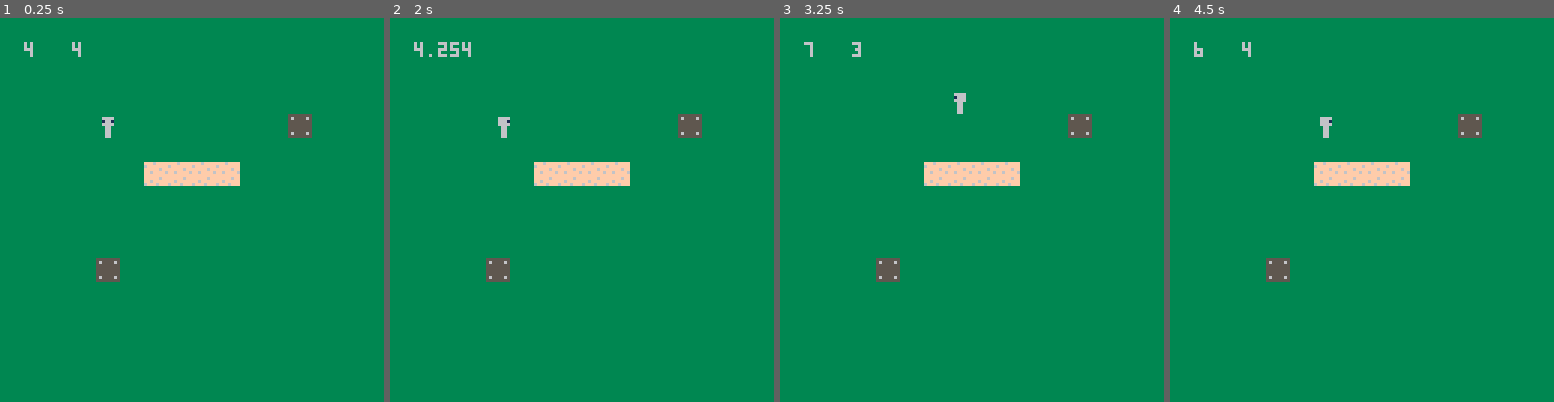
Above: before the commit, frames 1-4 (left to right).
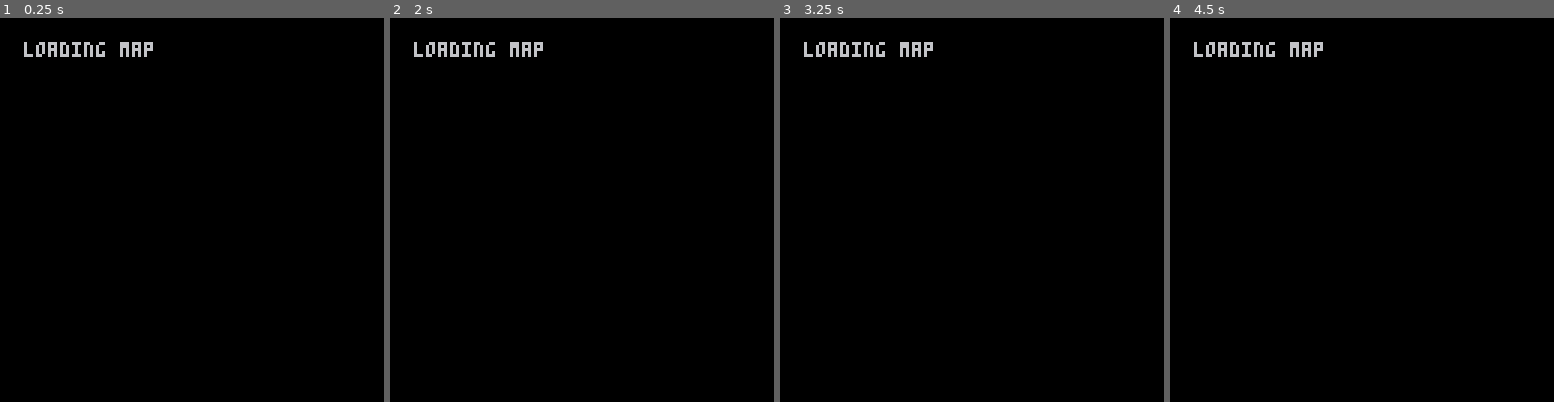
Above: after the commit, the same moments.

Repository: hypothete/world-of-pico
Game: PICO-8 cartridge chunks.p8
The game is run twice, just before and just after one commit, with the same random seed, the same clock (stepped at 60 frames per second) and the same inputs.
Inputs:
- Up to frame 1 (0.25 s): no input
- Up to frame 2 (2 s): tap X (X key) at 0.33, 1.07, 1.85 s; tap O (Z key) at 0.7, 1.7 s; hold Right from 1.6 s (still down)
- Up to frame 3 (3.25 s): release Right at 2.1 s; tap O (Z key) at 2.1, 2.5, 2.9 s; hold Up 2.15-2.42 s; hold Right 2.47-3.03 s; tap X (X key) at 2.97 s; hold Left from 3.08 s (still down)
- Up to frame 4 (4.5 s): tap O (Z key) at 3.3, 3.7, 4.1 s; release Left at 3.58 s; hold Down 3.63-3.97 s; hold Right from 4.02 s (still down); tap X (X key) at 4.08 s

The runs differ from the first frame. In frame 1, 100% of the frame differs, in the area x 0-100%, y 0-100%; in frame 2, 100%; in frame 3, 100%; in frame 4, 100%.

Commit message:
piped data over the GPIO!

Diff:
--- a/chunks.p8
+++ b/chunks.p8
@@ -6,7 +6,18 @@
 actions={}
 objects={}
 
+loadmsg='loading map'
+
+function rpin(n)
+	return peek(0x5f80+n)
+end
+
+function wpin(n,i)
+	poke(0x5f80+n,i)
+end
+
 m={
+	id=0,
 	w=16,
 	h=32,
 	data={
@@ -51,6 +62,7 @@
 end
 
 m.set=function()
+	--writes mapdata to memory
 	local ct=0
 	for y=0,m.h-1 do
 		for x=0,m.w-1 do
@@ -58,6 +70,47 @@
 			mset(x,y,s)
 			ct+=1
 		end
+	end
+end
+
+m.startload=function(id)
+	--reset the map
+	m.id=id
+	m.data={}
+	m.w=0
+	m.h=0
+	wpin(1,m.id)--id to request
+	wpin(0,1)--make req
+end
+
+m.load=function()
+	local q=rpin(0)
+	if q==2 then
+		loadmsg='getting map dimensions'
+		--get map dimensions
+		m.w=rpin(1)
+		m.h=rpin(2)
+		wpin(0,3)
+	elseif q==4 then
+		--load in map data
+		loadmsg='loading map data'
+		for i=1,16 do
+			add(m.data,rpin(i))
+		end
+		if #m.data==m.w*m.h then
+			--done, req p.xy
+			wpin(0,5)
+		else
+			--get more
+			wpin(0,3)
+		end
+	elseif q==6 then
+		loadmsg='loading player xy'
+		p.x=rpin(1)*8
+		p.y=rpin(2)*8
+		wpin(0,0)
+		m.set()
+		state=1--done
 	end
 end
 -->8
@@ -198,25 +251,40 @@
 -->8
 --main
 
+state=0
+--0=load map
+--1=game
+
 function _init()
-	m.set()
+	m.startload(0)
 end
 
 function _update()
-	p.move()
-	for c in all(actions) do
-		if costatus(c) then
-			coresume(c)
-		else
-			del(actions, c)
-		end
-	end
-	cam.move()
+	if state==0 then
+		--load map
+		m.load()
+	elseif state == 1 then
+		--game loop
+		p.move()
+ 	for c in all(actions) do
+ 		if costatus(c) then
+ 			coresume(c)
+ 		else
+ 			del(actions, c)
+ 		end
+ 	end
+ 	cam.move()
+	end
+
 end
 
 function _draw()
 	cls()
- cam.draw()
+ if state==0 then
+ print(loadmsg,8,8)
+ elseif state==1 then
+ 	cam.draw()
+ end
 end
 __gfx__
 00000000000000000000000000000000000000000000000000000000000000000000000000000000000000000000000000000000000000000000000000000000
Not shown, changed: the sound effects (__sfx__) section of chunks.p8
Not shown, added: app.js
Not shown, changed: chunks.js
Not shown, changed: index.html
Not shown, changed: styles.css
